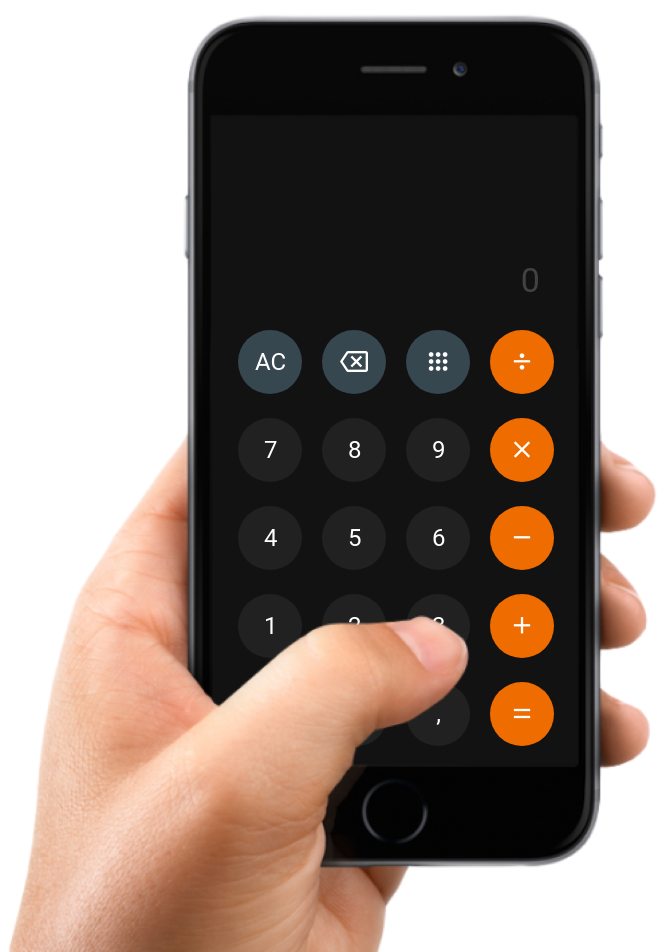
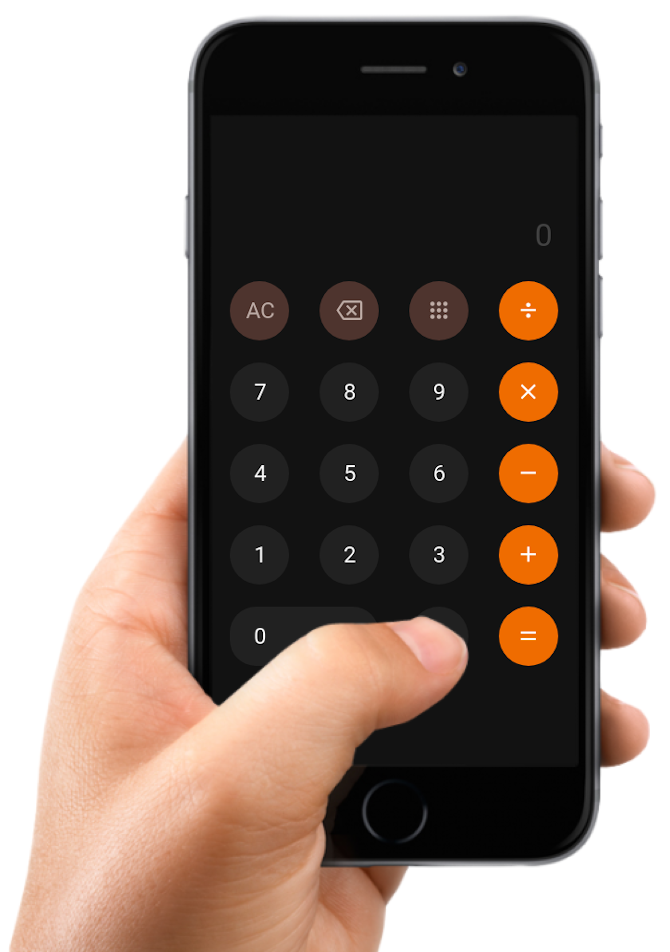
Layers edited between the first and the second w=670, h=952 image:
painted on "Вставленный слой #2" over (229, 223, 559, 746)
